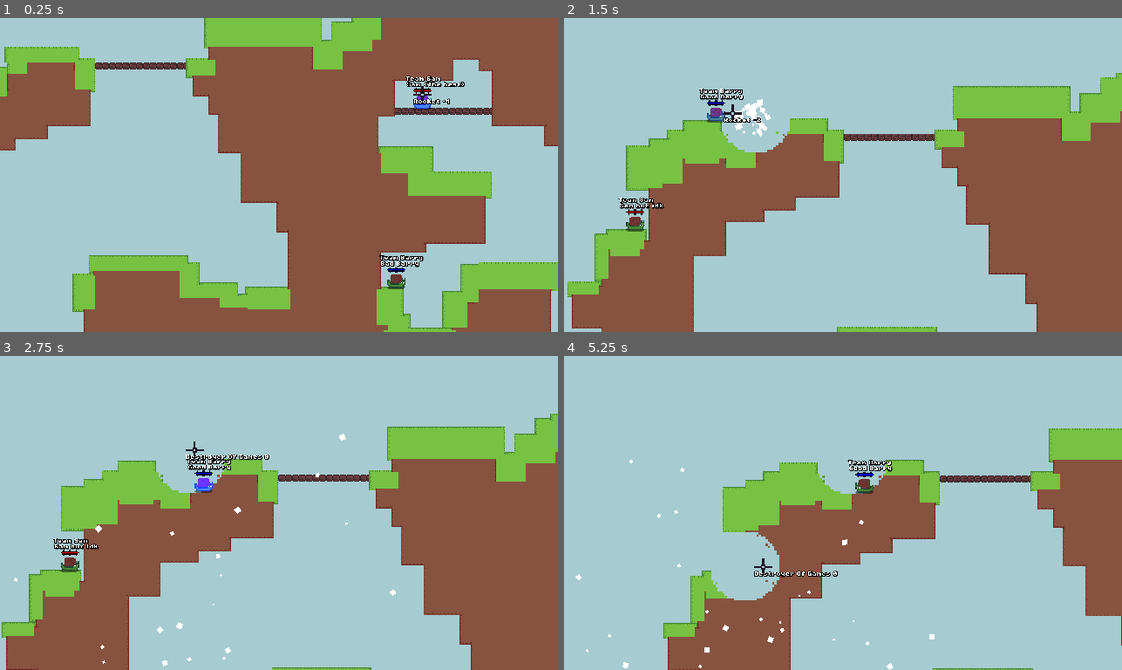
Above: before the commit, frames 1-4 (two rows, left to right).
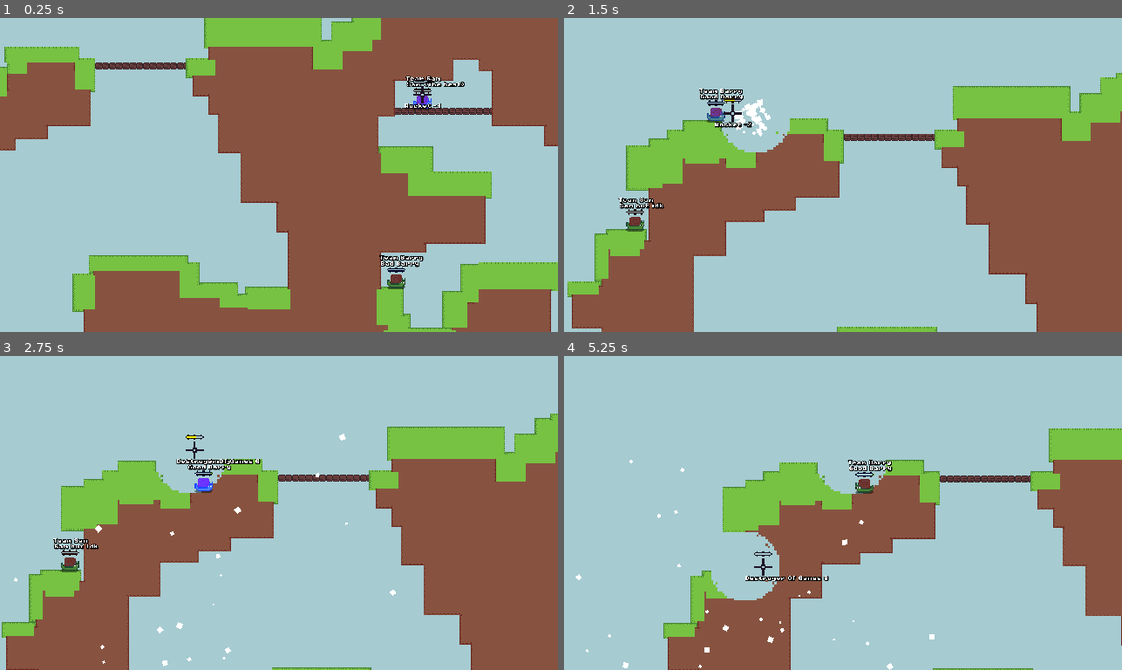
Above: after the commit, the same moments.

Repository: codingbanana21/Snail-Wars
Game: Godot game, scene res://scenes/game.tscn
Two runs of this game, one before a commit and one after it. Both use one fixed random seed, a clock stepped at 60 frames per second and the inputs below.
Inputs (mouse positions are in pixels of both pictures, inside the frame that each line leads up to):
- Up to frame 1 (0.25 s): no input
- Up to frame 2 (1.5 s): tap Enter (skip) at 0.5 s; move the mouse to (870, 175) at 0.52 s; press the mouse at (870, 175) at 0.53 s; hold D (right) from 0.53 s (still down); tap W (jump) at 0.77 s; move the mouse to (815, 175) at 1.27 s; release the mouse at (815, 175) at 1.28 s; click (815, 175) at 1.35 s
- Up to frame 3 (2.75 s): tap W (jump) at 1.52 s; move the mouse to (290, 506) at 2.02 s; release D (right) at 2.03 s; press the mouse at (290, 506) at 2.03 s; hold A (left) from 2.03 s (still down); tap Mouse wheel down (last_weapon) at 2.1 s
- Up to frame 4 (5.25 s): move the mouse to (837, 519) at 2.77 s; release A (left) at 2.78 s; release the mouse at (837, 519) at 2.78 s; hold D (right) 2.78-4.28 s; tap Mouse wheel up (next_weapon) at 2.85 s; tap W (jump) at 3.02, 3.77, 4.52 s; click (837, 519) at 3.05 s; move the mouse to (887, 516) at 3.52 s; press the mouse at (887, 516) at 3.53 s; move the mouse to (798, 509) at 4.27 s; release the mouse at (798, 509) at 4.28 s; hold A (left) 4.28-5.03 s; click (798, 509) at 4.35 s; move the mouse to (848, 513) at 5.02 s; press the mouse at (848, 513) at 5.03 s; hold D (right) from 5.03 s (still down); tap Mouse wheel down (last_weapon) at 5.1 s

The runs differ from the first frame. In frame 1, 0.2% of the frame differs, in the area x 69-81%, y 19-81%; in frame 2, 0.2%; in frame 3, 0.4%; in frame 4, 0.4%, in the area x 32-56%, y 37-72%.

Commit message:
Added shot bar

Diff:
--- a/scenes/mouse.tscn
+++ b/scenes/mouse.tscn
@@ -3,13 +3,15 @@
 [ext_resource type="Script" uid="uid://dq5pcpy5obcn6" path="res://scripts/Mouse.gd" id="1_ouscy"]
 [ext_resource type="Texture2D" uid="uid://3tydmbpohdgr" path="res://assets/images/cross.png" id="2_xa71f"]
 [ext_resource type="LabelSettings" uid="uid://cm76igu117yxn" path="res://assets/fonts/label_settings.tres" id="3_xa71f"]
+[ext_resource type="Texture2D" uid="uid://80ku7v6di7w0" path="res://assets/images/hp_bar2.png" id="4_dexx5"]
+[ext_resource type="Texture2D" uid="uid://y40cu0b2lobn" path="res://assets/images/hp_bar.png" id="5_j7mu1"]
 
 [node name="Mouse" type="Node2D" unique_id=444797727]
 z_index = 100
+scale = Vector2(2, 2)
 script = ExtResource("1_ouscy")
 
 [node name="Cross" type="Sprite2D" parent="." unique_id=202798534]
-scale = Vector2(2, 2)
 texture = ExtResource("2_xa71f")
 
 [node name="WeaponLabel" type="Label" parent="." unique_id=1462468472]
@@ -17,9 +19,20 @@
 offset_top = 8.0
 offset_right = 50.0
 offset_bottom = 31.0
-scale = Vector2(0.5, 0.5)
+scale = Vector2(0.25, 0.25)
 label_settings = ExtResource("3_xa71f")
 horizontal_alignment = 1
+
+[node name="ProgressBar" type="TextureProgressBar" parent="." unique_id=15421034]
+offset_left = -8.0
+offset_top = -19.5
+offset_right = 15.0
+offset_bottom = -3.5
+max_value = 10.0
+step = 0.1
+texture_under = ExtResource("4_dexx5")
+texture_progress = ExtResource("5_j7mu1")
+tint_progress = Color(1, 1, 0, 1)
 
 [node name="ShakeTimer" type="Timer" parent="." unique_id=1389379614]
 one_shot = true
--- a/scripts/Mouse.gd
+++ b/scripts/Mouse.gd
@@ -1,12 +1,14 @@
 extends Node2D
 
 @onready var weapon_label: Label = $WeaponLabel
+@onready var progress_bar: TextureProgressBar = $ProgressBar
 @onready var shake_timer: Timer = $ShakeTimer
 @onready var camera_2d: Camera2D = $Camera2D
 
 const WEAPONS: Array[String] = ["Rocket", "Grenade", "Drill", "Bomb", "Air Strike", "Drill Strike", "Destroyer Of Games"]
 
 var moving: bool = false
+var shot_progess: float = 0.0
 var shake_amount: float = 0.0
 var mouse_position: Vector2 = Vector2.ZERO
 var weapon_left: String
@@ -20,6 +22,7 @@
 func _process(delta: float) -> void:
 	global_position = Mouse.mouse_position
 
+	progress_bar.value = shot_progess
 	weapon_label.text = WEAPONS[weapon]+" "+weapon_left
 
 	if !shake_timer.is_stopped():
--- a/scripts/player.gd
+++ b/scripts/player.gd
@@ -36,9 +36,6 @@
 	if global_position.y >= 200:
 		damage(1)
 
-	progress_bar.max_value = max_hp
-	progress_bar.value = hp
-
 	if velocity.x < 0:
 		snail.flip_h = true
 	elif velocity.x > 0:
@@ -72,6 +69,7 @@
 	if Globals.teams_weapons[team_number][weapon] != 0 and next_player_timer.is_stopped():
 		if Input.is_action_pressed("attack"):
 			projectile_speed += 8.0 * delta
+			Mouse.shot_progess = projectile_speed
 
 		if Input.is_action_just_released("attack") or projectile_speed >= 10.0:
 			shot_projectile("res://projectiles/"+WEAPONS[weapon]+".tscn")
@@ -119,6 +117,8 @@
 
 func damage(damge: float):
 	hp -= damge
+	progress_bar.max_value = max_hp
+	progress_bar.value = hp
 
 	var hit_damge: Label = load("res://scenes/hit_damage.tscn").instantiate()
 	hit_damge.text = str(int(damge))
